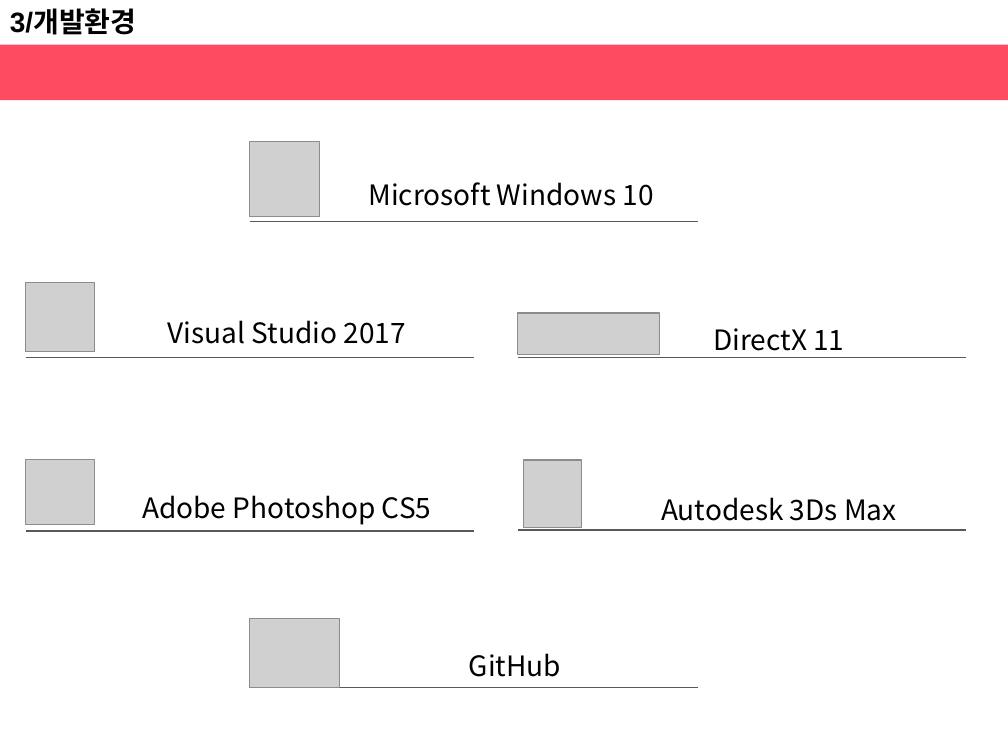
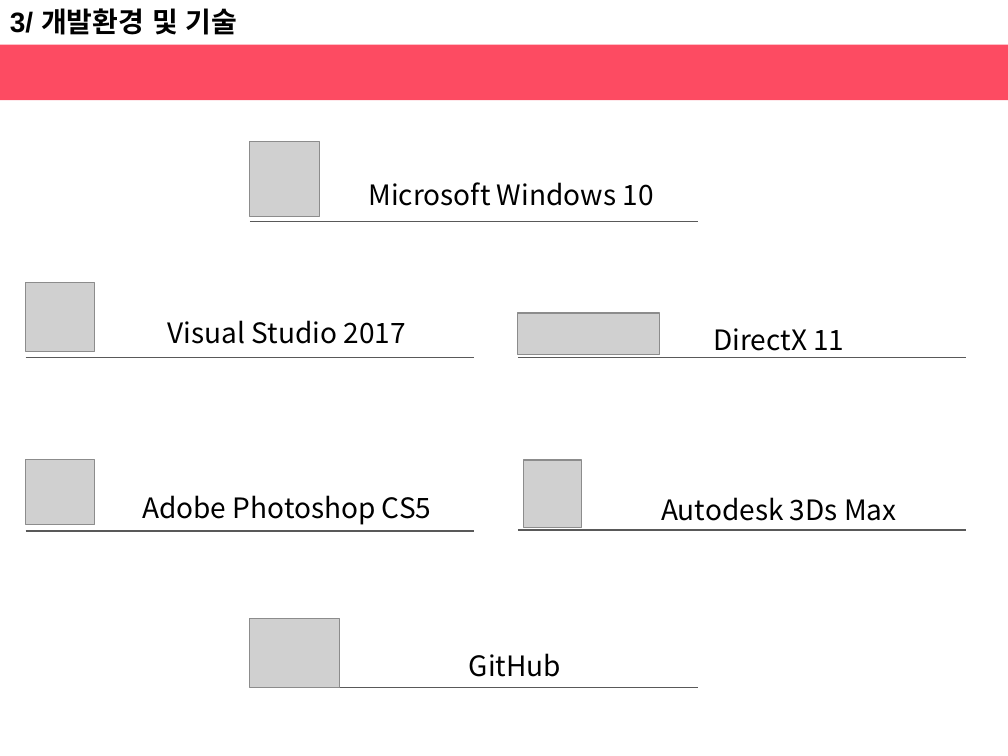
Before and after one commit to haeunjung/Team_Project, a slide deck: slide 8 of 기획문서/게임 제안서.pptx. Drawn at 1008x756 pixels with LibreOffice and Linux fonts; fonts in the diff are those of the drawing; grey boxes stand for pictures. Boxes give left, top, right and bottom in pixels: in the first picture for what was removed or moved away, otherwise in the second. Text is boxed around its words. In the diff, an @@ line names an element or a change of style, - is before the commit and + after.

```diff
--- a/기획문서/게임 제안서.pptx
+++ b/기획문서/게임 제안서.pptx
@@ text at bbox=[10, 8, 238, 35]: text changed @@
-3/개발환경
+3/ 개발환경 및 기술
```
Also in this commit, not shown: 11 other slides changed, 2 slides added, 2 slides removed.
